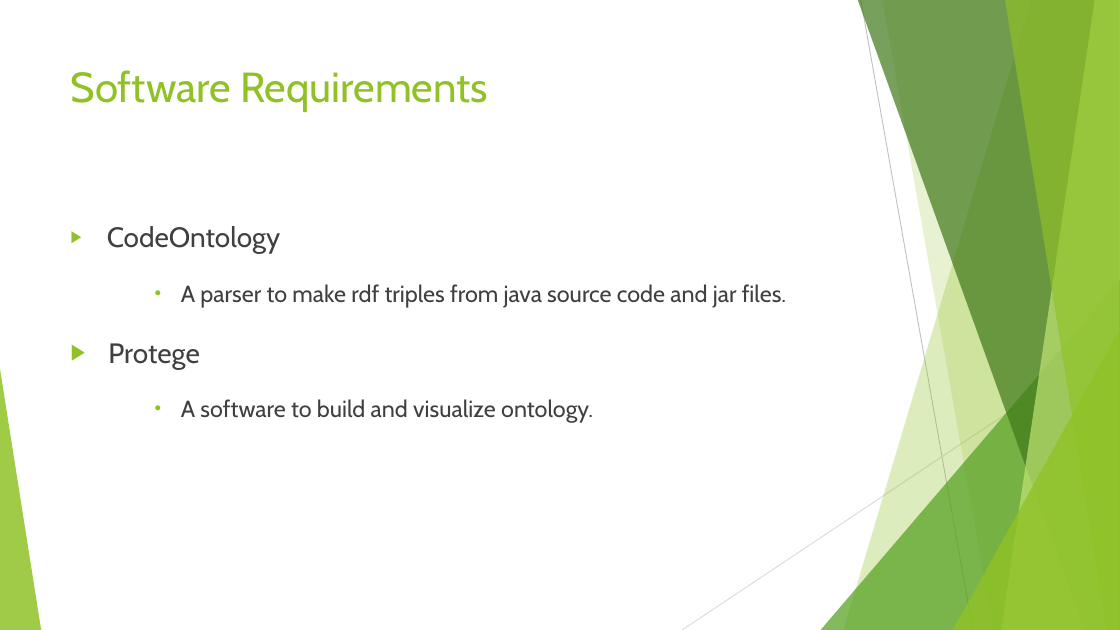
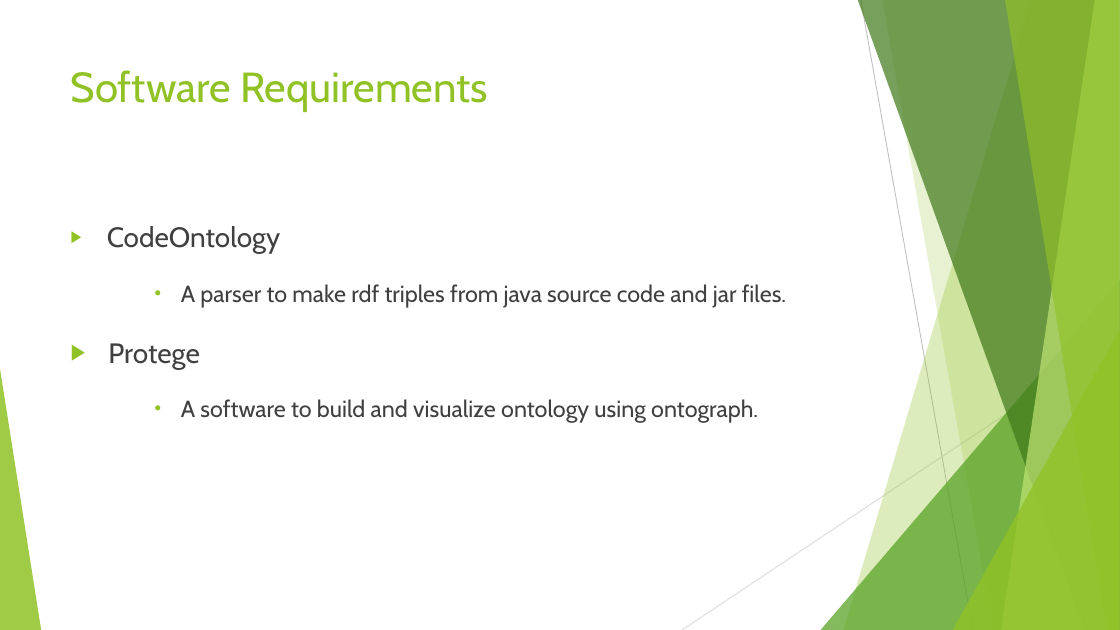
Before and after one commit to Waqar-107/CSE-400-Thesis, a slide deck: slide 12 of Thesis Slide.pptx. Drawn at 1120x630 pixels with LibreOffice and Linux fonts; fonts in the diff are those of the drawing. Boxes give left, top, right and bottom in pixels: in the first picture for what was removed or moved away, otherwise in the second. Text is boxed around its words. In the diff, an @@ line names an element or a change of style, - is before the commit and + after.

```diff
--- a/Thesis Slide.pptx
+++ b/Thesis Slide.pptx
@@ text at box(181, 399, 758, 423): text changed @@
-    • A software to build and visualize ontology.
+    • A software to build and visualize ontology using ontograph.
```
Also in this commit, not shown: 4 other slides changed, 5 slides added, 7 other files.
